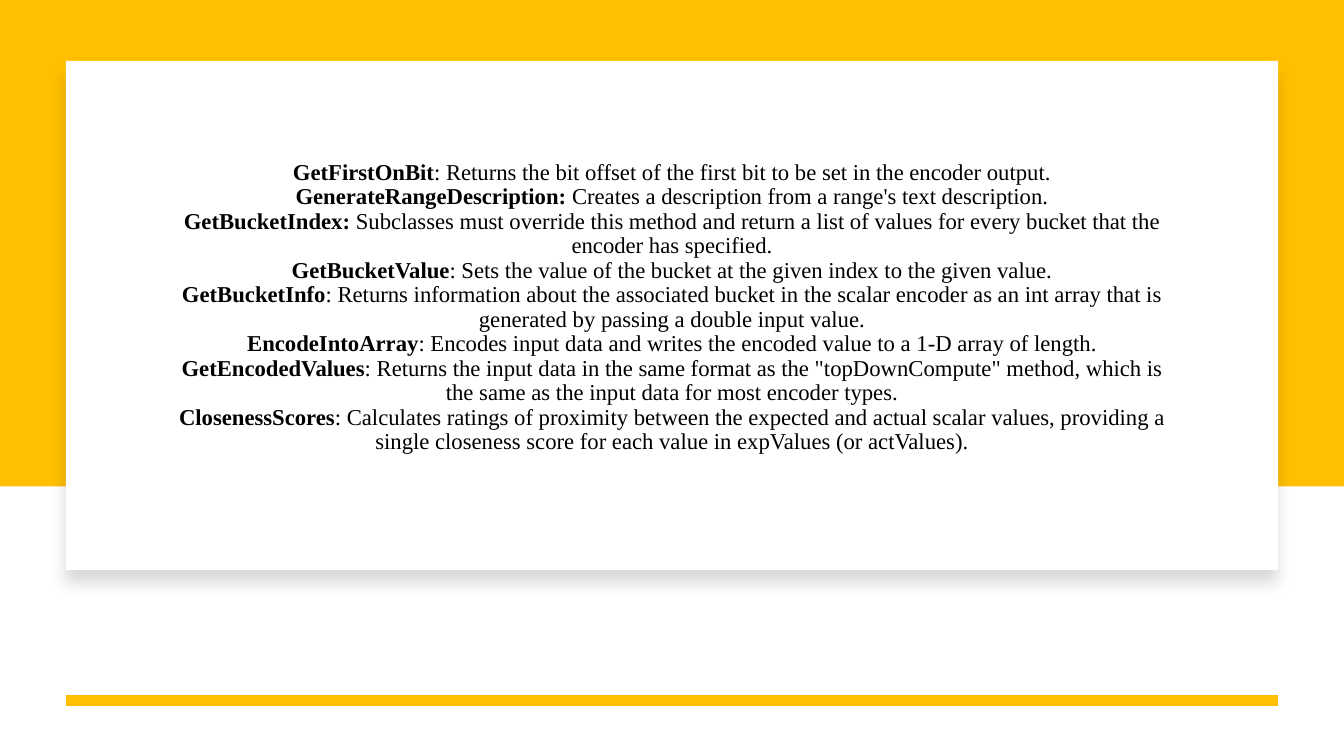
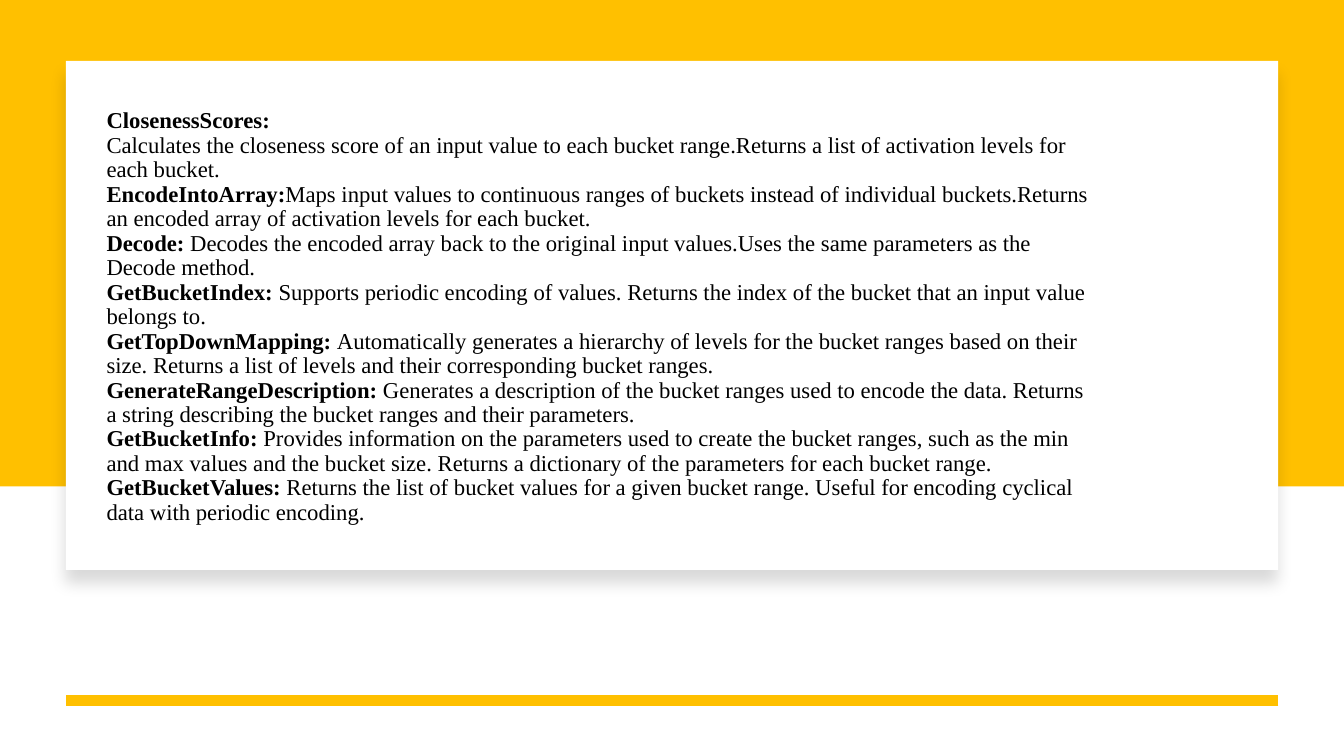
Before and after one commit to sahithkumar1999/neocortexapi, a slide deck: slide 10 of source/NeoCortexApi/Documents/Group Presentation[ScalarEncoder with Buckets].pptx. Drawn at 1344x756 pixels with LibreOffice and Linux fonts; fonts in the diff are those of the drawing. Boxes give left, top, right and bottom in pixels: in the first picture for what was removed or moved away, otherwise in the second. Text is boxed around its words. In the diff, an @@ line names an element or a change of style, - is before the commit and + after.

```diff
--- a/source/NeoCortexApi/Documents/Group Presentation[ScalarEncoder with Buckets].pptx
+++ b/source/NeoCortexApi/Documents/Group Presentation[ScalarEncoder with Buckets].pptx
@@ title at (107, 112, 1087, 525): text changed @@
-GetFirstOnBit: Returns the bit offset of the first bit to be set in the encoder output.
-GenerateRangeDescription: Creates a description from a range's text description.
-GetBucketIndex: Subclasses must override this method and return a list of values for every bucket that the encoder has specified.
-GetBucketValue: Sets the value of the bucket at the given index to the given value.
-GetBucketInfo: Returns information about the associated bucket in the scalar encoder as an int array that is generated by passing a double input value.
-EncodeIntoArray: Encodes input data and writes the encoded value to a 1-D array of length.
-GetEncodedValues: Returns the input data in the same format as the "topDownCompute" method, which is the same as the input data for most encoder types.
-ClosenessScores: Calculates ratings of proximity between the expected and actual scalar values, providing a single closeness score for each value in expValues (or actValues).
+ClosenessScores:
+Calculates the closeness score of an input value to each bucket range.Returns a list of activation levels for each bucket.
+EncodeIntoArray:Maps input values to continuous ranges of buckets instead of individual buckets.Returns an encoded array of activation levels for each bucket.
+Decode: Decodes the encoded array back to the original input values.Uses the same parameters as the Decode method.
+GetBucketIndex: Supports periodic encoding of values. Returns the index of the bucket that an input value belongs to.
+GetTopDownMapping: Automatically generates a hierarchy of levels for the bucket ranges based on their size. Returns a list of levels and their corresponding bucket ranges.
+GenerateRangeDescription: Generates a description of the bucket ranges used to encode the data. Returns a string describing the bucket ranges and their parameters.
+GetBucketInfo: Provides information on the parameters used to create the bucket ranges, such as the min and max values and the bucket size. Returns a dictionary of the parameters for each bucket range.
+GetBucketValues: Returns the list of bucket values for a given bucket range. Useful for encoding cyclical data with periodic encoding.
```
Also in this commit, not shown: 7 other slides changed, 1 slide removed, 2 other files.
